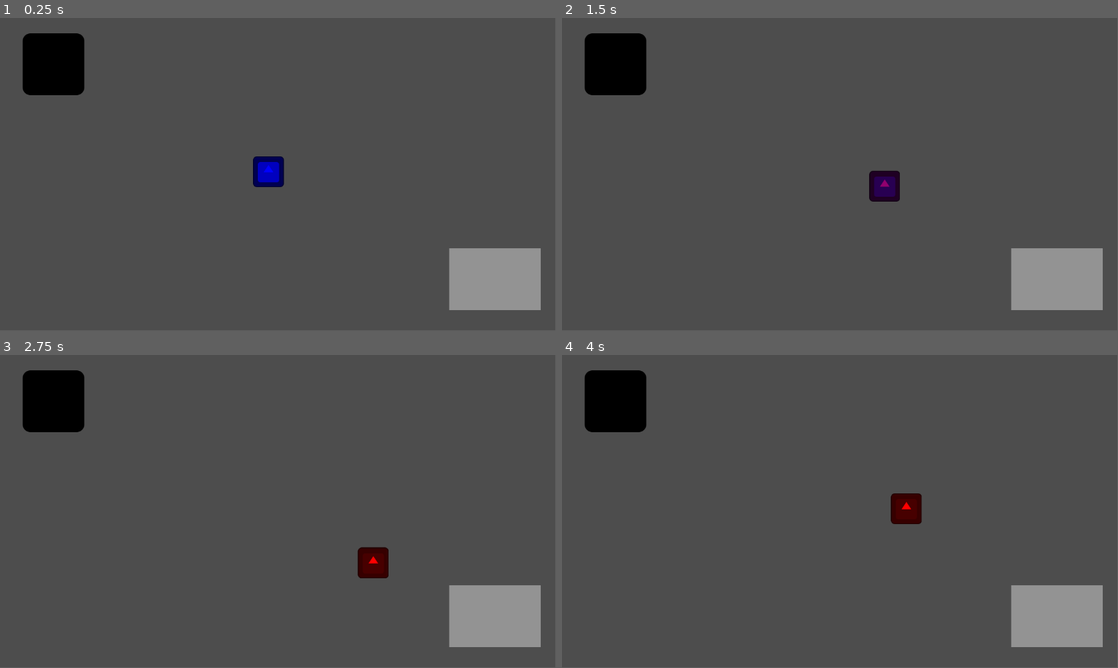
Above: before the commit, frames 1-4 (two rows, left to right).
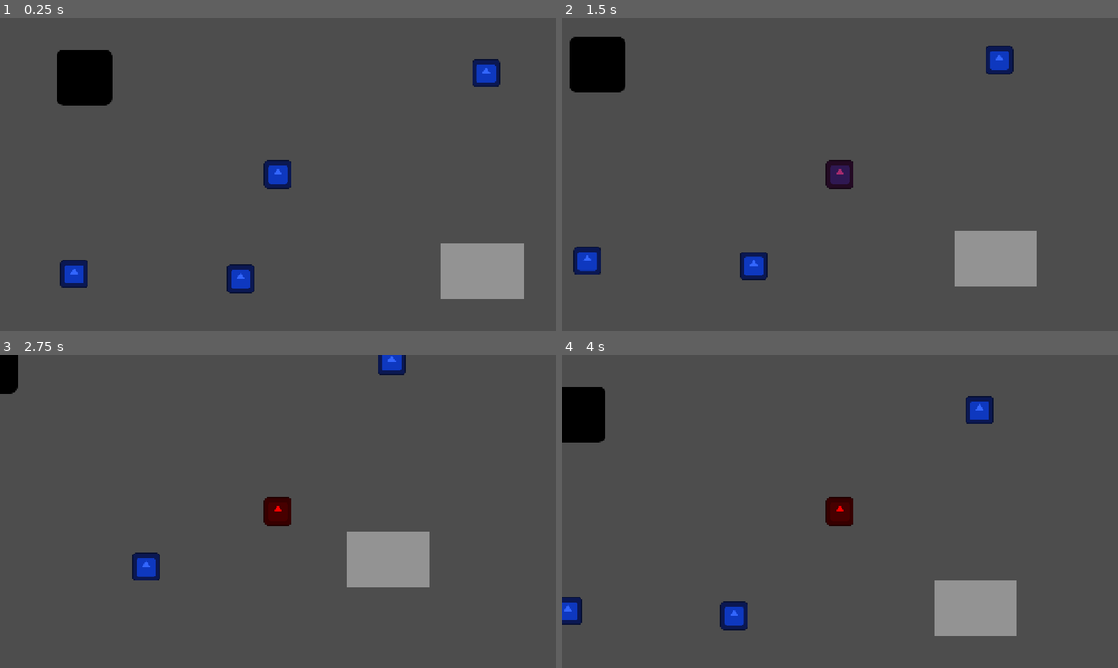
Above: after the commit, the same moments.

Repository: DianaFerrerasF/escape-de-los-cuatro
Game: Godot game, scene res://Scenes/CuartoPrueba.tscn
Two runs of this game, one before a commit and one after it. Both use one fixed random seed, a clock stepped at 60 frames per second and the inputs below. The project has no main scene, so this scene is started directly. The engine's default icon, where the game draws it, is replaced by a stand-in: a white triangle on a blue panel in a dark square.
Inputs:
- Up to frame 1 (0.25 s): no input
- Up to frame 2 (1.5 s): tap Enter at 0.5 s; hold Right (mover_derecha) 0.53-1.28 s; hold Down (mover_abajo) from 1.28 s (still down)
- Up to frame 3 (2.75 s): release Down (mover_abajo) at 2.03 s; hold Right (mover_derecha) from 2.03 s (still down)
- Up to frame 4 (4 s): release Right (mover_derecha) at 2.78 s; hold Up (mover_arriba) 2.78-3.53 s; hold Left (mover_izquierda) from 3.53 s (still down)
In our replay, the window is 799x449 before the commit and 800x450 after it. These sizes can differ from the game's own. Grey fills any space a smaller window leaves; there, only what the larger window draws over its background counts as a difference.

The runs differ from the first frame. In frame 1, 6.1% of the frame differs, in the area x 4-98%, y 4-94%; in frame 2, 8.5%; in frame 3, 9.7%; in frame 4, 10%, in the area x 0-98%, y 4-94%.

Commit message:
Prototipo: loop completo (movimiento, ruido, IA del monstruo, cobertura, 4 niños, captura/rescate)

Diff:
--- a/Proyecto_Godot/escape-de-los-cuatro/Scenes/CuartoPrueba.tscn
+++ b/Proyecto_Godot/escape-de-los-cuatro/Scenes/CuartoPrueba.tscn
@@ -1,8 +1,9 @@
 [gd_scene format=3 uid="uid://mn1t13geaq33"]
 
-[ext_resource type="PackedScene" uid="uid://dfiv07elplc77" path="res://Scenes/Nino_1.tscn" id="1_nsnco"]
+[ext_resource type="PackedScene" uid="uid://dfiv07elplc77" path="res://Scenes/Nino.tscn" id="1_nsnco"]
 [ext_resource type="PackedScene" uid="uid://dok0cvkpkwvh2" path="res://Scenes/Monstruo.tscn" id="2_m7q5k"]
 [ext_resource type="Script" uid="uid://bcwnbet3clkce" path="res://Scripts/zona_cobertura.gd" id="3_rnrpc"]
+[ext_resource type="Script" uid="uid://d1v5w13e0qjcq" path="res://Scripts/grupo_ninos.gd" id="4_c6qav"]
 
 [sub_resource type="RectangleShape2D" id="RectangleShape2D_m7q5k"]
 size = Vector2(14, 648)
@@ -54,14 +55,12 @@
 shape = SubResource("RectangleShape2D_xdtj1")
 debug_color = Color(0.68514496, 0.5013148, 0, 0.41960785)
 
-[node name="Nino1" parent="." unique_id=314769030 instance=ExtResource("1_nsnco")]
-position = Vector2(557, 319)
-
 [node name="Monstruo" parent="." unique_id=529289339 instance=ExtResource("2_m7q5k")]
 position = Vector2(111, 96)
 
 [node name="ZonaCobertura" type="Area2D" parent="." unique_id=822849814]
 position = Vector2(1031, 548)
+collision_mask = 2
 script = ExtResource("3_rnrpc")
 metadata/_edit_group_ = true
 
@@ -77,5 +76,20 @@
 offset_bottom = 58.0
 color = Color(0.57700837, 0.5770084, 0.57700837, 1)
 
+[node name="Nino1" parent="." unique_id=314769030 instance=ExtResource("1_nsnco")]
+position = Vector2(557, 319)
+
+[node name="Nino2" parent="." unique_id=567031383 instance=ExtResource("1_nsnco")]
+position = Vector2(471, 559)
+
+[node name="Nino3" parent="." unique_id=1936307432 instance=ExtResource("1_nsnco")]
+position = Vector2(88, 548)
+
+[node name="Nino4" parent="." unique_id=565975350 instance=ExtResource("1_nsnco")]
+position = Vector2(1036, 86)
+
+[node name="Grupo" type="Node2D" parent="." unique_id=1415528493]
+script = ExtResource("4_c6qav")
+
 [connection signal="body_entered" from="ZonaCobertura" to="ZonaCobertura" method="_on_body_entered"]
 [connection signal="body_exited" from="ZonaCobertura" to="ZonaCobertura" method="_on_body_exited"]
--- a/Proyecto_Godot/escape-de-los-cuatro/Scenes/Monstruo.tscn
+++ b/Proyecto_Godot/escape-de-los-cuatro/Scenes/Monstruo.tscn
@@ -8,7 +8,11 @@
 [sub_resource type="CircleShape2D" id="CircleShape2D_itxd4"]
 radius = 200.0
 
+[sub_resource type="CircleShape2D" id="CircleShape2D_0jqyp"]
+radius = 50.0
+
 [node name="Monstruo" type="CharacterBody2D" unique_id=529289339]
+collision_layer = 4
 script = ExtResource("1_0jqyp")
 
 [node name="CollisionShape2D" type="CollisionShape2D" parent="." unique_id=1121672375]
@@ -20,10 +24,20 @@
 texture = ExtResource("2_nq1ha")
 
 [node name="AreaDeteccion" type="Area2D" parent="." unique_id=611777886]
+collision_mask = 3
 
 [node name="CollisionShape2D" type="CollisionShape2D" parent="AreaDeteccion" unique_id=587455599]
 shape = SubResource("CircleShape2D_itxd4")
 debug_color = Color(0.04966543, 0.62921053, 0.47537988, 0.41960785)
 
+[node name="AreaCaptura" type="Area2D" parent="." unique_id=2060477393]
+collision_mask = 2
+
+[node name="CollisionShape2D" type="CollisionShape2D" parent="AreaCaptura" unique_id=726058766]
+shape = SubResource("CircleShape2D_0jqyp")
+debug_color = Color(0.7083213, 0, 0.13538417, 0.41960785)
+
 [connection signal="body_entered" from="AreaDeteccion" to="." method="_on_area_deteccion_body_entered"]
 [connection signal="body_exited" from="AreaDeteccion" to="." method="_on_area_deteccion_body_exited"]
+[connection signal="body_entered" from="AreaCaptura" to="." method="_on_area_captura_body_entered"]
+[connection signal="body_exited" from="AreaCaptura" to="." method="_on_area_captura_body_exited"]
--- /dev/null
+++ b/Proyecto_Godot/escape-de-los-cuatro/Scenes/Nino.tscn
@@ -0,0 +1,38 @@
+[gd_scene format=3 uid="uid://dfiv07elplc77"]
+
+[ext_resource type="Script" uid="uid://clouekulrqgrs" path="res://Scripts/nino.gd" id="1_n30c1"]
+[ext_resource type="Texture2D" uid="uid://cfidh42qhahxe" path="res://icon.svg" id="1_utsoj"]
+
+[sub_resource type="CapsuleShape2D" id="CapsuleShape2D_n30c1"]
+radius = 21.0
+height = 42.0
+
+[sub_resource type="CircleShape2D" id="CircleShape2D_n30c1"]
+radius = 50.0
+
+[node name="Nino1" type="CharacterBody2D" unique_id=314769030 groups=["jugador"]]
+collision_layer = 2
+script = ExtResource("1_n30c1")
+metadata/_edit_group_ = true
+
+[node name="CollisionShape2D" type="CollisionShape2D" parent="." unique_id=1525288274]
+shape = SubResource("CapsuleShape2D_n30c1")
+debug_color = Color(0.96844167, 0.12459447, 0.33196005, 0.41960785)
+
+[node name="Sprite2D" type="Sprite2D" parent="." unique_id=1811988003]
+modulate = Color(0.23032683, 0.10999096, 0.9999998, 1)
+scale = Vector2(0.5, 0.5)
+texture = ExtResource("1_utsoj")
+
+[node name="Camera2D" type="Camera2D" parent="." unique_id=1485718052]
+enabled = false
+
+[node name="AreaRescate" type="Area2D" parent="." unique_id=1455991040]
+collision_mask = 2
+
+[node name="CollisionShape2D" type="CollisionShape2D" parent="AreaRescate" unique_id=2117899856]
+shape = SubResource("CircleShape2D_n30c1")
+debug_color = Color(0, 0.6, 0, 0.41960785)
+
+[connection signal="body_entered" from="AreaRescate" to="." method="_on_area_rescate_body_entered"]
+[connection signal="body_exited" from="AreaRescate" to="." method="_on_area_rescate_body_exited"]
--- a/Proyecto_Godot/escape-de-los-cuatro/Scenes/Nino_1.tscn
+++ /dev/null
@@ -1,20 +0,0 @@
-[gd_scene format=3 uid="uid://dfiv07elplc77"]
-
-[ext_resource type="Script" uid="uid://clouekulrqgrs" path="res://Scripts/nino_1.gd" id="1_n30c1"]
-[ext_resource type="Texture2D" uid="uid://cfidh42qhahxe" path="res://icon.svg" id="1_utsoj"]
-
-[sub_resource type="CapsuleShape2D" id="CapsuleShape2D_n30c1"]
-radius = 21.0
-height = 42.0
-
-[node name="Nino1" type="CharacterBody2D" unique_id=314769030 groups=["jugador"]]
-script = ExtResource("1_n30c1")
-
-[node name="CollisionShape2D" type="CollisionShape2D" parent="." unique_id=1525288274]
-shape = SubResource("CapsuleShape2D_n30c1")
-debug_color = Color(0.96844167, 0.12459447, 0.33196005, 0.41960785)
-
-[node name="Sprite2D" type="Sprite2D" parent="." unique_id=1811988003]
-modulate = Color(0.23032683, 0.10999096, 0.9999998, 1)
-scale = Vector2(0.5, 0.5)
-texture = ExtResource("1_utsoj")
--- /dev/null
+++ b/Proyecto_Godot/escape-de-los-cuatro/Scripts/grupo_ninos.gd
@@ -0,0 +1,31 @@
+extends Node2D
+
+var ninos = []
+var indice_actual = 0
+
+func _ready():
+	ninos = get_tree().get_nodes_in_group("jugador")
+	if ninos.size() > 0:
+		_controlar_indice(0)
+
+func _process(delta):
+	if ninos.size() > 0 and ninos[indice_actual].esta_capturado:
+		_cambiar_al_siguiente_disponible()
+
+func _unhandled_input(event):
+	for i in ninos.size():
+		if event.is_action_pressed("seleccionar_nino_%d" % (i + 1)):
+			if not ninos[i].esta_capturado:
+				_controlar_indice(i)
+
+func _cambiar_al_siguiente_disponible():
+	for paso in range(1, ninos.size() + 1):
+		var candidato = (indice_actual + paso) % ninos.size()
+		if not ninos[candidato].esta_capturado:
+			_controlar_indice(candidato)
+			return
+
+func _controlar_indice(indice):
+	for i in ninos.size():
+		ninos[i].set_controlado(i == indice)
+	indice_actual = indice
--- a/Proyecto_Godot/escape-de-los-cuatro/Scripts/monstruo.gd
+++ b/Proyecto_Godot/escape-de-los-cuatro/Scripts/monstruo.gd
@@ -12,7 +12,7 @@
 var tiempo_busqueda = 0.0
 
 func _physics_process(delta):
-	var detectado_ahora = objetivo != null and not objetivo.esta_cubierto
+	var detectado_ahora = objetivo != null and not objetivo.esta_cubierto and not objetivo.esta_capturado
 
 	if detectado_ahora:
 		var direccion = (objetivo.global_position - global_position).normalized()
@@ -43,9 +43,18 @@
 		velocity = Vector2.ZERO
 
 func _on_area_deteccion_body_entered(body):
-	if body.is_in_group("jugador"):
+	if body.is_in_group("jugador") and not body.esta_capturado:
 		objetivo = body
 
 func _on_area_deteccion_body_exited(body):
 	if body == objetivo:
 		objetivo = null
+
+func _on_area_captura_body_entered(body: Node2D) -> void:
+	if body.is_in_group("jugador") and body == objetivo and not body.esta_cubierto:
+		body.set_capturado(true)
+		objetivo = null
+		en_busqueda = false
+
+func _on_area_captura_body_exited(body: Node2D) -> void:
+	pass # Replace with function body.
--- /dev/null
+++ b/Proyecto_Godot/escape-de-los-cuatro/Scripts/nino.gd
@@ -0,0 +1,76 @@
+extends CharacterBody2D
+
+const VELOCIDAD = 150.0
+const RUIDO_MAX = 100.0
+const TASA_AUMENTO = 60.0
+const TASA_DECAIMIENTO = 40.0
+const TIEMPO_RESCATE = 3.0
+
+@export var nombre_nino: String = "Nino"
+@export var color_base: Color = Color(0.2, 0.4, 1.0)
+
+var ruido_actual = 0.0
+var esta_cubierto = false
+var es_controlado = false
+var esta_capturado = false
+var progreso_rescate = 0.0
+var nino_en_rango = null
+
+@onready var sprite: Sprite2D = $Sprite2D
+@onready var camara: Camera2D = $Camera2D
+
+func _physics_process(delta):
+	if esta_capturado:
+		velocity = Vector2.ZERO
+		move_and_slide()
+		return
+
+	var puede_moverse = true
+
+	if es_controlado and nino_en_rango != null and Input.is_action_pressed("accion_rescate"):
+		puede_moverse = false
+		progreso_rescate += delta
+		if progreso_rescate >= TIEMPO_RESCATE:
+			nino_en_rango.set_capturado(false)
+			progreso_rescate = 0.0
+	else:
+		progreso_rescate = 0.0
+
+	if es_controlado and puede_moverse:
+		var direccion = Input.get_vector("mover_izquierda", "mover_derecha", "mover_arriba", "mover_abajo")
+		velocity = direccion * VELOCIDAD
+	else:
+		velocity = Vector2.ZERO
+	move_and_slide()
+
+	if es_controlado and puede_moverse and velocity.length() > 0:
+		ruido_actual += TASA_AUMENTO * delta
+	else:
+		ruido_actual -= TASA_DECAIMIENTO * delta
+	ruido_actual = clamp(ruido_actual, 0.0, RUIDO_MAX)
+
+	var proporcion = ruido_actual / RUIDO_MAX
+	sprite.modulate = color_base.lerp(Color(1, 0, 0), proporcion)
+
+func set_controlado(valor: bool):
+	if esta_capturado:
+		return
+	es_controlado = valor
+	camara.enabled = valor
+
+func set_capturado(valor: bool):
+	esta_capturado = valor
+	if valor:
+		es_controlado = false
+		camara.enabled = false
+		sprite.modulate = Color(0.4, 0.4, 0.4)
+	else:
+		sprite.modulate = color_base
+
+func _on_area_rescate_body_entered(body):
+	if body.is_in_group("jugador") and body != self and body.esta_capturado:
+		nino_en_rango = body
+
+func _on_area_rescate_body_exited(body):
+	if body == nino_en_rango:
+		nino_en_rango = null
--- a/Proyecto_Godot/escape-de-los-cuatro/Scripts/nino_1.gd
+++ /dev/null
@@ -1,25 +0,0 @@
-extends CharacterBody2D
-
-const VELOCIDAD = 150.0
-const RUIDO_MAX = 100.0
-const TASA_AUMENTO = 60.0
-const TASA_DECAIMIENTO = 40.0
-
-var ruido_actual = 0.0
-var esta_cubierto = false
-
-@onready var sprite: Sprite2D = $Sprite2D
-
-func _physics_process(delta):
-	var direccion = Input.get_vector("mover_izquierda", "mover_derecha", "mover_arriba", "mover_abajo")
-	velocity = direccion * VELOCIDAD
-	move_and_slide()
-
-	if direccion.length() > 0:
-		ruido_actual += TASA_AUMENTO * delta
-	else:
-		ruido_actual -= TASA_DECAIMIENTO * delta
-	ruido_actual = clamp(ruido_actual, 0.0, RUIDO_MAX)
-
-	var proporcion = ruido_actual / RUIDO_MAX
-	sprite.modulate = Color(0, 0, 1).lerp(Color(1, 0, 0), proporcion)
--- a/Proyecto_Godot/escape-de-los-cuatro/project.godot
+++ b/Proyecto_Godot/escape-de-los-cuatro/project.godot
@@ -13,6 +13,12 @@
 config/name="Escape_de_los_Cuatro"
 config/features=PackedStringArray("4.6", "GL Compatibility")
 config/icon="res://icon.svg"
+
+[display]
+
+window/size/viewport_width=1280
+window/size/viewport_height=720
+window/stretch/mode="canvas_items"
 
 [dotnet]
 
@@ -44,6 +50,37 @@
 , Object(InputEventKey,"resource_local_to_scene":false,"resource_name":"","device":-1,"window_id":0,"alt_pressed":false …(183 unchanged characters)…
 ]
 }
+seleccionar_nino_1={
+"deadzone": 0.2,
+"events": [Object(InputEventKey,"resource_local_to_scene":false,"resource_name":"","device":-1,"window_id":0,"alt_pressed":false,"shift_pressed":false,"ctrl_pressed":false,"meta_pressed":false,"pressed":false,"keycode":0,"physical_keycode":49,"key_label":0,"unicode":49,"location":0,"echo":false,"script":null)
+]
+}
+seleccionar_nino_2={
+"deadzone": 0.2,
+"events": [Object(InputEventKey,"resource_local_to_scene":false,"resource_name":"","device":-1,"window_id":0,"alt_pressed":false,"shift_pressed":false,"ctrl_pressed":false,"meta_pressed":false,"pressed":false,"keycode":0,"physical_keycode":50,"key_label":0,"unicode":50,"location":0,"echo":false,"script":null)
+]
+}
+seleccionar_nino_3={
+"deadzone": 0.2,
+"events": [Object(InputEventKey,"resource_local_to_scene":false,"resource_name":"","device":-1,"window_id":0,"alt_pressed":false,"shift_pressed":false,"ctrl_pressed":false,"meta_pressed":false,"pressed":false,"keycode":0,"physical_keycode":51,"key_label":0,"unicode":51,"location":0,"echo":false,"script":null)
+]
+}
+seleccionar_nino_4={
+"deadzone": 0.2,
+"events": [Object(InputEventKey,"resource_local_to_scene":false,"resource_name":"","device":-1,"window_id":0,"alt_pressed":false,"shift_pressed":false,"ctrl_pressed":false,"meta_pressed":false,"pressed":false,"keycode":0,"physical_keycode":52,"key_label":0,"unicode":52,"location":0,"echo":false,"script":null)
+]
+}
+accion_rescate={
+"deadzone": 0.2,
+"events": [Object(InputEventKey,"resource_local_to_scene":false,"resource_name":"","device":-1,"window_id":0,"alt_pressed":false,"shift_pressed":false,"ctrl_pressed":false,"meta_pressed":false,"pressed":false,"keycode":0,"physical_keycode":69,"key_label":0,"unicode":101,"location":0,"echo":false,"script":null)
+]
+}
+
+[layer_names]
+
+2d_physics/layer_1="Mundo"
+2d_physics/layer_2="Ninos"
+2d_physics/layer_3="Monstruos"
 
 [physics]
 
Not shown, added: Proyecto_Godot/escape-de-los-cuatro/Scripts/grupo_ninos.gd.uid
Renamed: Proyecto_Godot/escape-de-los-cuatro/Scripts/nino_1.gd.uid -> Proyecto_Godot/escape-de-los-cuatro/Scripts/nino.gd.uid
